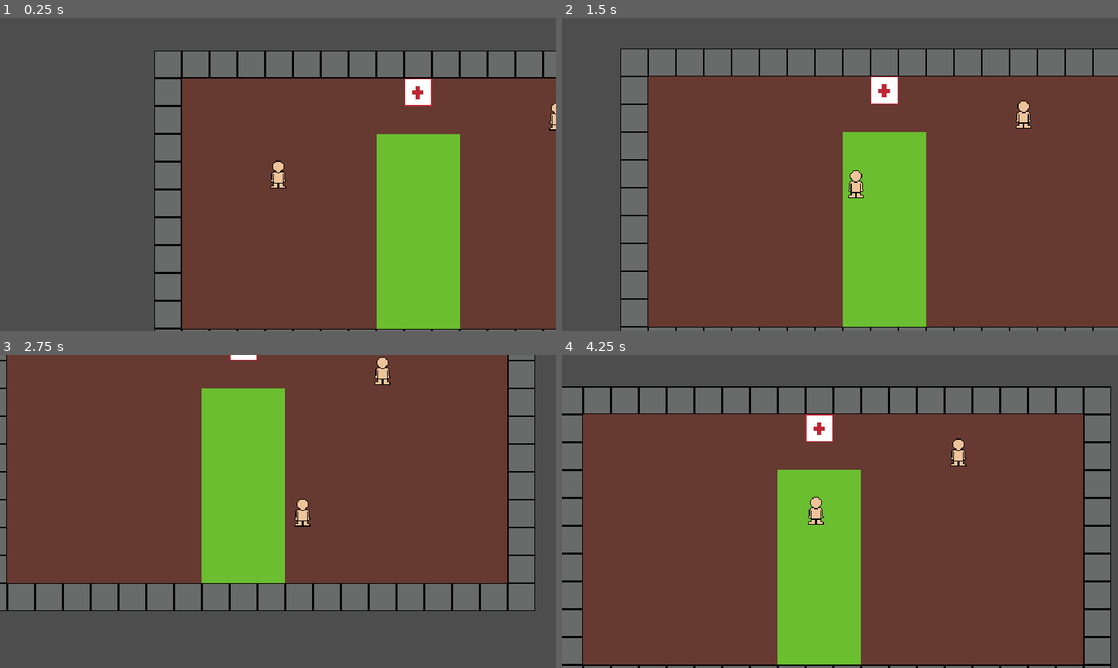
Above: before the commit, frames 1-4 (two rows, left to right).
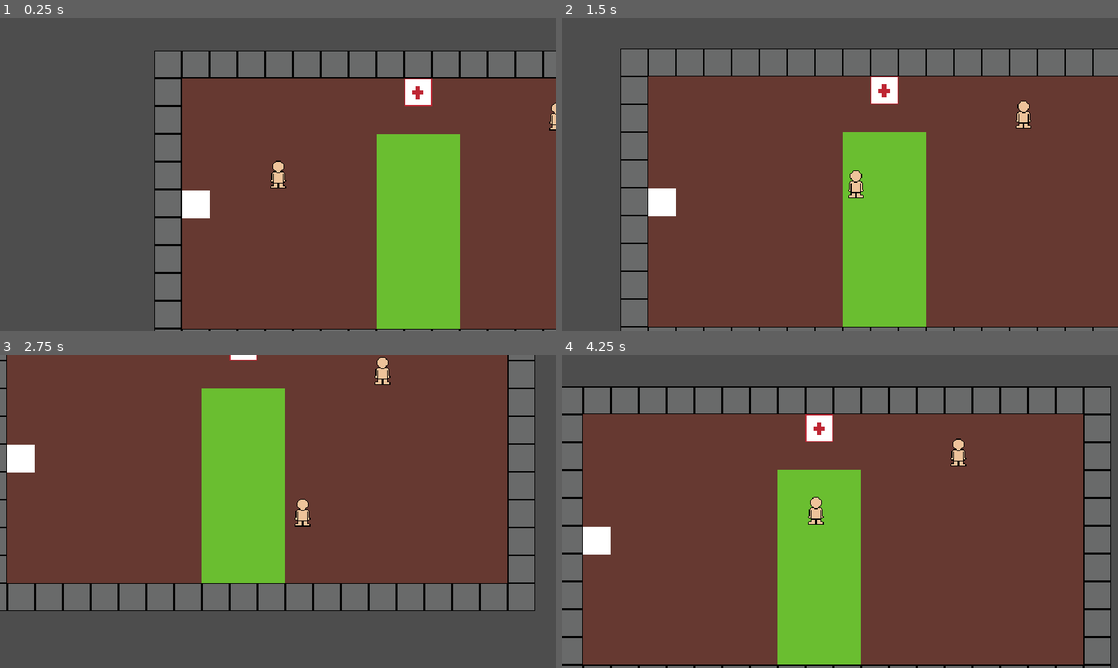
Above: after the commit, the same moments.

Repository: jevonsp/monstertamer_v0.1
Game: Godot game, scene res://main_scenes/game.tscn
Two runs of this game, one before a commit and one after it. Both use one fixed random seed, a clock stepped at 60 frames per second and the inputs below. Before the commit the project starts from res://scenes/game.tscn.
Inputs:
- Up to frame 1 (0.25 s): no input
- Up to frame 2 (1.5 s): tap Enter at 0.5 s; hold D (right) 0.53-1.28 s; hold S (down) from 1.28 s (still down)
- Up to frame 3 (2.75 s): release S (down) at 2.03 s; hold D (right) from 2.03 s (still down)
- Up to frame 4 (4.25 s): release D (right) at 2.78 s; hold W (up) 2.78-3.53 s; hold A (left) from 3.53 s (still down); tap Escape (no) at 4.15 s

The runs differ from the first frame. In frame 1, 0.4% of the frame differs, in the area x 32-38%, y 55-64%; in frame 2, 0.4%; in frame 3, 0.4%; in frame 4, 0.4%.
Error after the commit: Parse Error: Identifier "is_trainer" not declared in the current scope. (res://main_scenes/battle/battle_scene.gd:32)

Commit message:
day 1 of refactoring complete
can instantiate monsters and it all works a lot more seamlessly. i use custom class dict to send monster data resources and levels to the enemy party

that way the data is never harmed and we're always able to pull from it.

learned a lot more about signals on my first go around of this. about 2 weeks deep in godot

Diff:
--- a/components/MonsterInstance/monster_instance.gd
+++ b/classes/monster_instance.gd
@@ -17,8 +17,9 @@
 	calculate_stats()
 
 func create_monster(data: MonsterData, level: int):
-	data = monster_data
-	calculate_stats()
+	if !monster_data:
+		monster_data = data
+		calculate_stats()
 
 func calculate_stats():
 	if !preset_stats:
@@ -27,4 +28,3 @@
 		current_attack = monster_data.base_attack
 		current_defense = monster_data.base_defense
 		current_dexterity = monster_data.base_dexterity
-	print(max_hp)
--- /dev/null
+++ b/classes/monster_instance.tscn
@@ -0,0 +1,6 @@
+[gd_scene load_steps=2 format=3 uid="uid://ve5q7w7kbn38"]
+
+[ext_resource type="Script" uid="uid://f2rc0ve2x0ik" path="res://classes/monster_instance.gd" id="1_gk3m8"]
+
+[node name="MonsterInstance" type="Node"]
+script = ExtResource("1_gk3m8")
--- a/components/EncounterZone/encounter_zone.gd
+++ b/components/EncounterZone/encounter_zone.gd
@@ -1,4 +1,6 @@
 extends Area2D
+
+signal random_encounter(event : EncounterEvent)
 
 @export_subgroup("Encounters")
 @export var encounter_table : Array[MonsterData]
@@ -25,15 +27,20 @@
 # Connected via editor signal to player
 func _on_player_moved_to_tile(world_position: Vector2):
 	if is_position_in_area(world_position):
-		print("Player entered wild grass")
-		print(get_random_encounter())
+		var encounter = get_random_encounter()
+		if encounter:
+			random_encounter.emit(encounter)
 
-func get_random_encounter() :
-	if encounter_table.is_empty():
-		return {}
+func roll_encounter() -> bool:
+	return encounter_rate > randf()
 
-	if randf() > encounter_rate:
-		return {
-		"monster_data": encounter_table[randi() % encounter_table.size()],
-		"level": randi_range(min_level, max_level)
-		}
+func get_random_encounter() -> EncounterEvent:
+	if roll_encounter():
+		return build_encounter()
+	return null
+
+func build_encounter() -> EncounterEvent:
+	var event = EncounterEvent.new()
+	event.monster_data = encounter_table[randi() % encounter_table.size()]
+	event.level = randi_range(min_level, max_level)
+	return event
--- a/components/MonsterInstance/monster_instance.tscn
+++ /dev/null
@@ -1,8 +0,0 @@
-[gd_scene load_steps=3 format=3 uid="uid://ve5q7w7kbn38"]
-
-[ext_resource type="Script" uid="uid://f2rc0ve2x0ik" path="res://components/MonsterInstance/monster_instance.gd" id="1_gk3m8"]
-[ext_resource type="Resource" uid="uid://1n3muq43u5xw" path="res://monsters/test_mon_2.tres" id="2_ukeoa"]
-
-[node name="MonsterInstance" type="Node"]
-script = ExtResource("1_gk3m8")
-monster_data = ExtResource("2_ukeoa")
--- a/components/Trainer/trainer_component.gd
+++ b/components/Trainer/trainer_component.gd
@@ -1,4 +1,22 @@
-extends Sprite2D
+extends Area2D
 
 @export_subgroup("Party")
 @export var party : Array[MonsterData]
+@export var party_levels : Array[int]
+
+func is_position_in_area(check_position: Vector2) -> bool:
+	var space_state = get_world_2d().direct_space_state
+	var query = PhysicsPointQueryParameters2D.new()
+	query.position = check_position
+	query.collision_mask = collision_mask
+	query.collide_with_areas = true
+	query.collide_with_bodies = false
+	var results = space_state.intersect_point(query)
+	for result in results:
+		if result.collider == self:
+			return true
+	return false
+
+func _on_player_moved_to_tile(world_position: Vector2):
+	if is_position_in_area(world_position):
+		print("Player entered Trainer sight")
--- a/scenes/battle/battle_scene.gd
+++ b/main_scenes/battle/battle_scene.gd
@@ -1,17 +1,26 @@
 extends Node2D
+signal battle_ended
 
 # later use signal from encounter zone to flip these, clean them up at the end
-@export var is_trainer : bool = false
 @export var is_double : bool = false
 @export var camera : Camera2D
+
 
 var allowed_to_target : bool = false
 # Encounter zone will emit signal to party which then in turn makes an array and emits it to battle scene
 var party : Array[MonsterInstance] = []
 
+var is_wild : bool = false
+
+@onready var enemy_party := %EnemyParty
+
 func _ready() -> void:
 	for node in get_tree().get_nodes_in_group("target"):
 		node.disabled
+
+func _on_enemy_party_enemy_party_ready() -> void:
+	pass # Replace with function body.
+
 
 func setup_battle():
 	%Options/Fight.grab_focus()
@@ -31,10 +40,6 @@
 
 func setup_enemy_monsters(enemy_data: MonsterData, level: int):
 	pass
-	#var enemy_instance = MonsterInstance.new()
-	#enemy_instance.init_from_data(enemy_data, level)
-	#enemy_party.add_child(enemy_instance, level)
-	#enemy_instance.name = "Enemy"
 
 func get_target():
 	allowed_to_target = true
--- a/scenes/battle/battle_scene.tscn
+++ b/main_scenes/battle/battle_scene.tscn
@@ -1,10 +1,10 @@
 [gd_scene load_steps=9 format=3 uid="uid://ndt4j3nllqqc"]
 
-[ext_resource type="Script" uid="uid://cc32que4wdhhd" path="res://scenes/battle/battle_scene.gd" id="1_idkgt"]
-[ext_resource type="Script" uid="uid://cvqnem8u5ofqf" path="res://scenes/battle/battle_manager.gd" id="2_kinr6"]
+[ext_resource type="Script" uid="uid://cc32que4wdhhd" path="res://main_scenes/battle/battle_scene.gd" id="1_idkgt"]
+[ext_resource type="Script" uid="uid://cvqnem8u5ofqf" path="res://main_scenes/battle/battle_manager.gd" id="2_kinr6"]
 [ext_resource type="Texture2D" uid="uid://c4h5pnag3nuuj" path="res://assets/cursor_possibility2.png" id="3_8qdv8"]
 [ext_resource type="Texture2D" uid="uid://5q7mnw2daf0f" path="res://assets/cursor_possibility3.png" id="4_pxwbd"]
-[ext_resource type="Script" uid="uid://nvc0prbgjvq0" path="res://scenes/battle/ai_manager.gd" id="5_pxwbd"]
+[ext_resource type="Script" uid="uid://nvc0prbgjvq0" path="res://main_scenes/battle/ai_manager.gd" id="5_pxwbd"]
 
 [sub_resource type="StyleBoxFlat" id="StyleBoxFlat_idkgt"]
 bg_color = Color(0.912271, 4.71681e-06, 6.73831e-07, 1)
--- /dev/null
+++ b/main_scenes/game.gd
@@ -0,0 +1 @@
+extends Node2D
--- /dev/null
+++ b/main_scenes/game.tscn
@@ -0,0 +1,86 @@
+[gd_scene load_steps=17 format=3 uid="uid://bq063dfhf6obm"]
+
+[ext_resource type="Script" uid="uid://b0bf3hk6wxjyr" path="res://main_scenes/game.gd" id="1_6h35g"]
+[ext_resource type="PackedScene" uid="uid://ndt4j3nllqqc" path="res://main_scenes/battle/battle_scene.tscn" id="1_lbhrr"]
+[ext_resource type="PackedScene" uid="uid://bmfphnhglhc3" path="res://main_scenes/player/player.tscn" id="2_iywne"]
+[ext_resource type="PackedScene" uid="uid://dslyemb151w4k" path="res://components/EncounterZone/encounter_zone.tscn" id="3_p57ef"]
+[ext_resource type="PackedScene" uid="uid://cwvxpdmi5vk2b" path="res://main_scenes/party/Party.tscn" id="4_im5ls"]
+[ext_resource type="PackedScene" uid="uid://njxdudpywcah" path="res://components/Trainer/trainer_component.tscn" id="4_u5sy4"]
+[ext_resource type="Script" uid="uid://p7x6o07vrvvf" path="res://resource_and_global/monster_data_resource.gd" id="5_gee14"]
+[ext_resource type="Script" uid="uid://p02hqmwv3kat" path="res://main_scenes/wild_party/enemy_party.gd" id="5_gjw5m"]
+[ext_resource type="PackedScene" uid="uid://dqai2b5hdqekg" path="res://levels/level_0.tscn" id="5_p57ef"]
+[ext_resource type="Resource" uid="uid://1n3muq43u5xw" path="res://monsters/test_mon_2.tres" id="6_0tnpc"]
+[ext_resource type="Script" uid="uid://cf7eub3ripssg" path="res://main_scenes/party/party.gd" id="6_m3jfi"]
+[ext_resource type="PackedScene" uid="uid://bfft6btg2h78k" path="res://main_scenes/wild_party/enemy_party.tscn" id="7_0tnpc"]
+[ext_resource type="Resource" uid="uid://cajcst55ivnkf" path="res://monsters/pistol_shrimp.tres" id="11_mf5kq"]
+
+[sub_resource type="RectangleShape2D" id="RectangleShape2D_lbhrr"]
+size = Vector2(91, 219)
+
+[sub_resource type="RectangleShape2D" id="RectangleShape2D_gee14"]
+size = Vector2(20, 224)
+
+[sub_resource type="RectangleShape2D" id="RectangleShape2D_m3jfi"]
+size = Vector2(29, 27)
+
+[node name="Game" type="Node2D"]
+script = ExtResource("1_6h35g")
+
+[node name="Player" parent="." instance=ExtResource("2_iywne")]
+z_index = 1
+position = Vector2(143, 143)
+
+[node name="BattleScene" parent="." instance=ExtResource("1_lbhrr")]
+visible = false
+is_trainer = null
+is_double = null
+
+[node name="EnemyParty" parent="." instance=ExtResource("7_0tnpc")]
+unique_name_in_owner = true
+script = ExtResource("5_gjw5m")
+
+[node name="Party" parent="." instance=ExtResource("4_im5ls")]
+script = ExtResource("6_m3jfi")
+
+[node name="Level0" parent="." instance=ExtResource("5_p57ef")]
+
+[node name="EncounterZone" parent="." instance=ExtResource("3_p57ef")]
+position = Vector2(300, 109)
+encounter_table = Array[ExtResource("5_gee14")]([ExtResource("11_mf5kq")])
+encounter_rate = 0.5
+min_level = 1
+max_level = 5
+
+[node name="CollisionShape2D" type="CollisionShape2D" parent="EncounterZone"]
+position = Vector2(3.5, 98.5)
+shape = SubResource("RectangleShape2D_lbhrr")
+
+[node name="TrainerComponent" parent="." instance=ExtResource("4_u5sy4")]
+position = Vector2(464, 76)
+party = Array[ExtResource("5_gee14")]([ExtResource("6_0tnpc"), ExtResource("6_0tnpc")])
+party_levels = Array[int]([1, 2])
+
+[node name="CollisionShape2D" type="CollisionShape2D" parent="TrainerComponent"]
+position = Vector2(0, 130)
+shape = SubResource("RectangleShape2D_gee14")
+
+[node name="Area2D" type="Area2D" parent="."]
+position = Vector2(44, 176)
+
+[node name="ColorRect" type="ColorRect" parent="Area2D"]
+custom_minimum_size = Vector2(32, 32)
+offset_left = -12.0
+offset_top = -15.0
+offset_right = 20.0
+offset_bottom = 17.0
+
+[node name="CollisionShape2D" type="CollisionShape2D" parent="Area2D"]
+position = Vector2(3.5, 0.5)
+shape = SubResource("RectangleShape2D_m3jfi")
+
+[connection signal="moved_to_tile" from="Player" to="EncounterZone" method="_on_player_moved_to_tile"]
+[connection signal="moved_to_tile" from="Player" to="TrainerComponent" method="_on_player_moved_to_tile"]
+[connection signal="battle_ended" from="BattleScene" to="EnemyParty" method="_on_battle_scene_battle_ended"]
+[connection signal="enemy_party_ready" from="EnemyParty" to="BattleScene" method="_on_enemy_party_enemy_party_ready"]
+[connection signal="random_encounter" from="EncounterZone" to="EnemyParty" method="_on_encounter_zone_random_encounter"]
+[connection signal="body_entered" from="Area2D" to="Party" method="_on_area_2d_body_entered"]
--- /dev/null
+++ b/main_scenes/party/Party.tscn
@@ -0,0 +1,3 @@
+[gd_scene format=3 uid="uid://cwvxpdmi5vk2b"]
+
+[node name="Party" type="Node"]
--- /dev/null
+++ b/main_scenes/party/party.gd
@@ -0,0 +1,7 @@
+extends Node
+
+func _on_area_2d_body_entered(body: Node2D) -> void:
+	pass # Replace with function body.
+
+func add_party_member(monster_data : MonsterData, level: int):
+	pass
--- a/scenes/player/player.tscn
+++ b/main_scenes/player/player.tscn
@@ -1,6 +1,6 @@
 [gd_scene load_steps=4 format=3 uid="uid://bmfphnhglhc3"]
 
-[ext_resource type="Script" uid="uid://d3vdly7f2bt4p" path="res://scenes/player/player.gd" id="1_8afob"]
+[ext_resource type="Script" uid="uid://d3vdly7f2bt4p" path="res://main_scenes/player/player.gd" id="1_8afob"]
 [ext_resource type="Texture2D" uid="uid://dxwdwfkurowml" path="res://assets/player.png" id="2_dovo2"]
 
 [sub_resource type="RectangleShape2D" id="RectangleShape2D_u8vuu"]
--- /dev/null
+++ b/main_scenes/wild_party/enemy_party.gd
@@ -0,0 +1,13 @@
+extends Node
+signal enemy_party_ready
+
+func _on_encounter_zone_random_encounter(event: EncounterEvent) -> void:
+	var enemy = MonsterInstance.new()
+	enemy.create_monster(event.monster_data, event.level)
+	add_child(enemy)
+	enemy.name = "Enemy"
+	print("Enemy added at level: ", event.level)
+
+func _on_battle_scene_battle_ended() -> void:
+	for child in get_children():
+		queue_free()
--- /dev/null
+++ b/monsters/pistol_shrimp.tres
@@ -0,0 +1,17 @@
+[gd_resource type="Resource" script_class="MonsterData" load_steps=3 format=3 uid="uid://cajcst55ivnkf"]
+
+[ext_resource type="Script" uid="uid://p7x6o07vrvvf" path="res://resource_and_global/monster_data_resource.gd" id="1_inbku"]
+[ext_resource type="Texture2D" uid="uid://cb5sewlmkate3" path="res://assets/pistol_shrimp.png" id="2_s5lxg"]
+
+[resource]
+script = ExtResource("1_inbku")
+name = "Pistol Shrimp"
+texture = ExtResource("2_s5lxg")
+type = 1
+role = 1
+base_hp = 10
+base_speed = 1
+base_attack = 1
+base_defense = 1
+base_dexterity = 1
+metadata/_custom_type_script = "uid://p7x6o07vrvvf"
--- /dev/null
+++ b/monsters/pyro_badger.tres
@@ -0,0 +1,17 @@
+[gd_resource type="Resource" script_class="MonsterData" load_steps=3 format=3 uid="uid://mkqktbhjqjxf"]
+
+[ext_resource type="Script" uid="uid://p7x6o07vrvvf" path="res://resource_and_global/monster_data_resource.gd" id="1_e7rbh"]
+[ext_resource type="Texture2D" uid="uid://bc17vutbqdhyj" path="res://assets/pyro_badger.png" id="2_pjiid"]
+
+[resource]
+script = ExtResource("1_e7rbh")
+name = "Pyro Badger"
+texture = ExtResource("2_pjiid")
+type = 0
+role = 2
+base_hp = 10
+base_speed = 1
+base_attack = 1
+base_defense = 1
+base_dexterity = 1
+metadata/_custom_type_script = "uid://p7x6o07vrvvf"
--- a/monsters/test_mon_2.tres
+++ b/monsters/test_mon_2.tres
@@ -1,13 +1,13 @@
 [gd_resource type="Resource" script_class="MonsterData" load_steps=2 format=3 uid="uid://1n3muq43u5xw"]
 
-[ext_resource type="Script" uid="uid://p7x6o07vrvvf" path="res://resource_templates/monster_data_resource.gd" id="1_75gh2"]
+[ext_resource type="Script" uid="uid://p7x6o07vrvvf" path="res://resource_and_global/monster_data_resource.gd" id="1_75gh2"]
 
 [resource]
 script = ExtResource("1_75gh2")
 name = "TestMon2"
 type = 0
 role = 0
-base_hp = 11
+base_hp = 10
 base_speed = 1
 base_attack = 1
 base_defense = 1
--- a/project.godot
+++ b/project.godot
@@ -17,7 +17,7 @@
 
 [autoload]
 
-Globals="*res://resource_templates/globals.gd"
+Globals="*res://resource_and_global/globals.gd"
 
 [display]
 
--- /dev/null
+++ b/resource_and_global/encounter_event.gd
@@ -0,0 +1,5 @@
+class_name EncounterEvent
+extends Resource
+
+@export var monster_data : MonsterData
+@export var level : int
--- a/scenes/game.tscn
+++ /dev/null
@@ -1,50 +0,0 @@
-[gd_scene load_steps=11 format=3 uid="uid://bq063dfhf6obm"]
-
-[ext_resource type="PackedScene" uid="uid://ndt4j3nllqqc" path="res://scenes/battle/battle_scene.tscn" id="1_lbhrr"]
-[ext_resource type="PackedScene" uid="uid://bmfphnhglhc3" path="res://scenes/player/player.tscn" id="2_iywne"]
-[ext_resource type="PackedScene" uid="uid://dslyemb151w4k" path="res://components/EncounterZone/encounter_zone.tscn" id="3_p57ef"]
-[ext_resource type="PackedScene" uid="uid://njxdudpywcah" path="res://components/Trainer/trainer_component.tscn" id="4_u5sy4"]
-[ext_resource type="Script" uid="uid://p7x6o07vrvvf" path="res://resource_templates/monster_data_resource.gd" id="5_gee14"]
-[ext_resource type="PackedScene" uid="uid://dqai2b5hdqekg" path="res://levels/level_0.tscn" id="5_p57ef"]
-[ext_resource type="Resource" uid="uid://1n3muq43u5xw" path="res://monsters/test_mon_2.tres" id="6_0tnpc"]
-[ext_resource type="PackedScene" uid="uid://bfft6btg2h78k" path="res://components/WildParty/wild_party.tscn" id="7_0tnpc"]
-
-[sub_resource type="RectangleShape2D" id="RectangleShape2D_lbhrr"]
-size = Vector2(91, 219)
-
-[sub_resource type="RectangleShape2D" id="RectangleShape2D_gee14"]
-size = Vector2(20, 224)
-
-[node name="Game" type="Node2D"]
-
-[node name="Player" parent="." instance=ExtResource("2_iywne")]
-z_index = 1
-position = Vector2(143, 143)
-
-[node name="BattleScene" parent="." instance=ExtResource("1_lbhrr")]
-visible = false
-
-[node name="WildParty" parent="." instance=ExtResource("7_0tnpc")]
-unique_name_in_owner = true
-
-[node name="Level0" parent="." instance=ExtResource("5_p57ef")]
-
-[node name="EncounterZone" parent="." instance=ExtResource("3_p57ef")]
-position = Vector2(300, 109)
-encounter_table = Array[ExtResource("5_gee14")]([ExtResource("6_0tnpc")])
-encounter_rate = 0.5
-min_level = 1
-max_level = 1
-
-[node name="CollisionShape2D" type="CollisionShape2D" parent="EncounterZone"]
-position = Vector2(3.5, 98.5)
-shape = SubResource("RectangleShape2D_lbhrr")
-
-[node name="TrainerComponent" parent="." instance=ExtResource("4_u5sy4")]
-position = Vector2(464, 76)
-
-[node name="CollisionShape2D" type="CollisionShape2D" parent="TrainerComponent"]
-position = Vector2(0, 130)
-shape = SubResource("RectangleShape2D_gee14")
-
-[connection signal="moved_to_tile" from="Player" to="EncounterZone" method="_on_player_moved_to_tile"]
Binary file added: assets/pistol_shrimp.aseprite
Binary file added: assets/pistol_shrimp.png
Not shown, added: assets/pistol_shrimp.png.import
Binary file added: assets/pyro_badger.aseprite
Binary file added: assets/pyro_badger.png
Not shown, added: assets/pyro_badger.png.import
Renamed: components/MonsterInstance/monster_instance.gd.uid -> classes/monster_instance.gd.uid
Renamed: scenes/battle/ai_manager.gd -> main_scenes/battle/ai_manager.gd
Renamed: scenes/battle/ai_manager.gd.uid -> main_scenes/battle/ai_manager.gd.uid
Renamed: scenes/battle/battle_manager.gd -> main_scenes/battle/battle_manager.gd
Renamed: scenes/battle/battle_manager.gd.uid -> main_scenes/battle/battle_manager.gd.uid
Renamed: scenes/battle/battle_scene.gd.uid -> main_scenes/battle/battle_scene.gd.uid
(and 14 more such lines)
